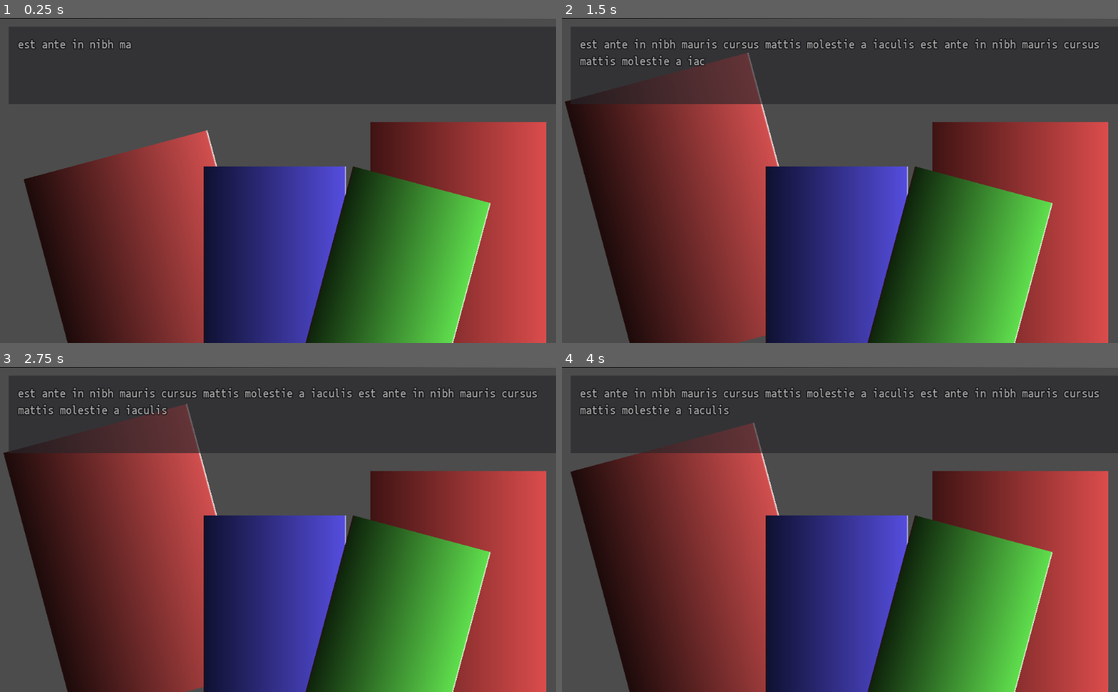
Above: before the commit, frames 1-4 (two rows, left to right).
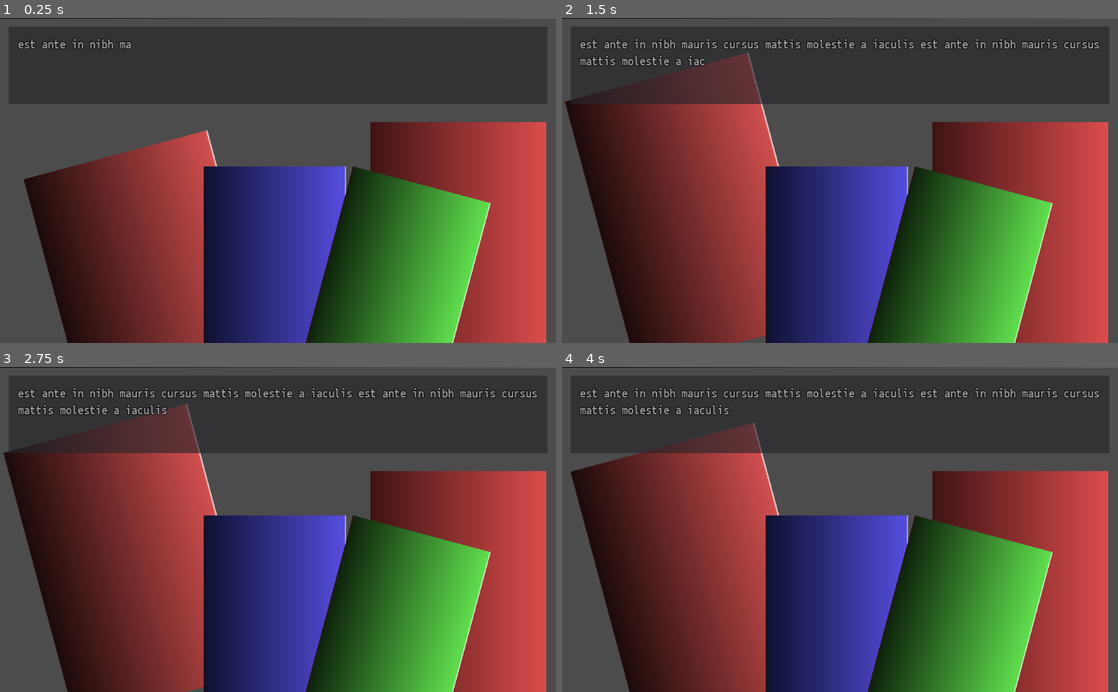
Above: after the commit, the same moments.

Repository: TomeSprout/slice-of-dice
Game: Godot game, scene res://src/stages/Level1.tscn
Two runs of this game, one before a commit and one after it. Both use one fixed random seed, a clock stepped at 60 frames per second and the inputs below.
Inputs (mouse positions are in pixels of both pictures, inside the frame that each line leads up to):
- Up to frame 1 (0.25 s): no input
- Up to frame 2 (1.5 s): move the mouse to (1017, 245) at 0.52 s; hold Up (ui_up) 0.53-1.28 s; move the mouse to (695, 213) at 1.27 s; hold Down (ui_down) from 1.28 s (still down)
- Up to frame 3 (2.75 s): tap Enter at 2 s; move the mouse to (333, 458) at 2.02 s; release Down (ui_down) at 2.03 s; hold Up (ui_up) from 2.03 s (still down)
- Up to frame 4 (4 s): move the mouse to (812, 594) at 2.77 s; move the mouse to (1006, 578) at 3.52 s; release Up (ui_up) at 3.53 s; hold Down (ui_down) from 3.53 s (still down)

The runs differ from the first frame. In frame 1, 0.4% of the frame differs, in the area x 98-100%, y 2-27%; in frame 2, 0.4%; in frame 3, 0.4%; in frame 4, 0.4%.

Commit message:
Modify textbox viewport position in instance

Diff:
--- a/src/stages/Level1.tscn
+++ b/src/stages/Level1.tscn
@@ -35,14 +35,12 @@
 [node name="Node2D" parent="." instance=ExtResource( 4 )]
 
 [node name="Panel" parent="Node2D" index="0"]
-margin_right = 1024.0
 margin_bottom = 159.0
 
 [node name="Label" parent="Node2D/Panel" index="0"]
 margin_left = 17.0
 margin_top = 17.0
-margin_right = 1008.0
-margin_bottom = 144.0
+margin_bottom = 128.0
 
 [node name="Background" type="TextureRect" parent="."]
 margin_right = 1124.0
